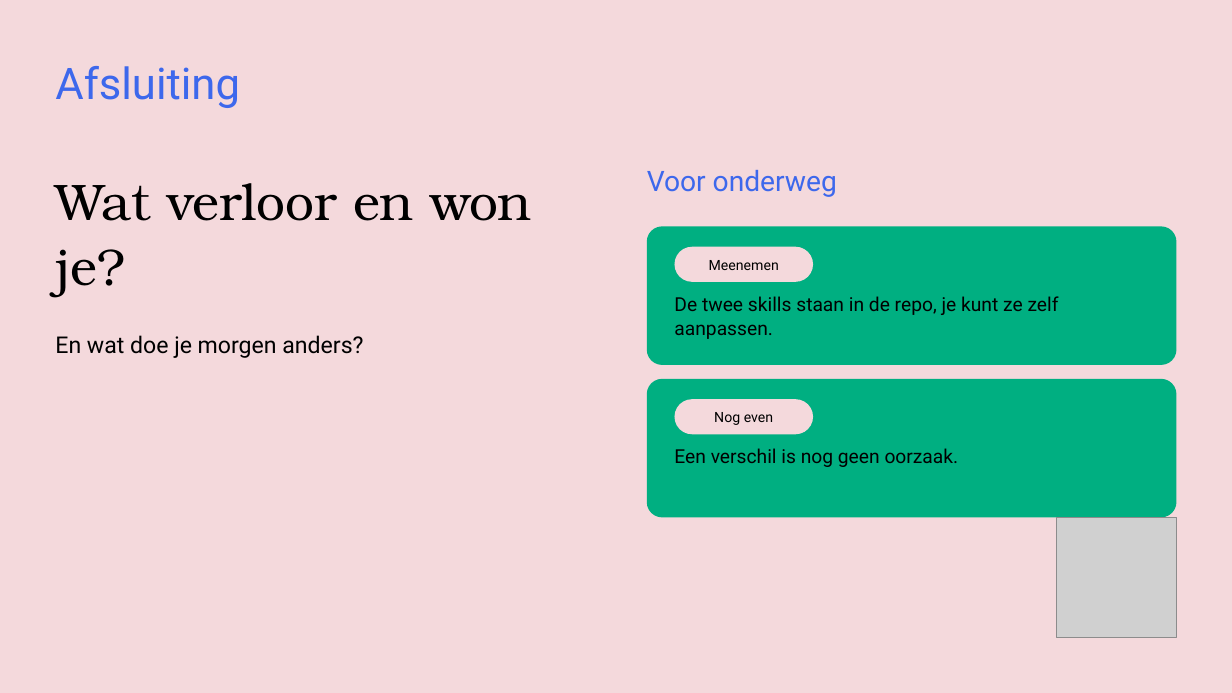
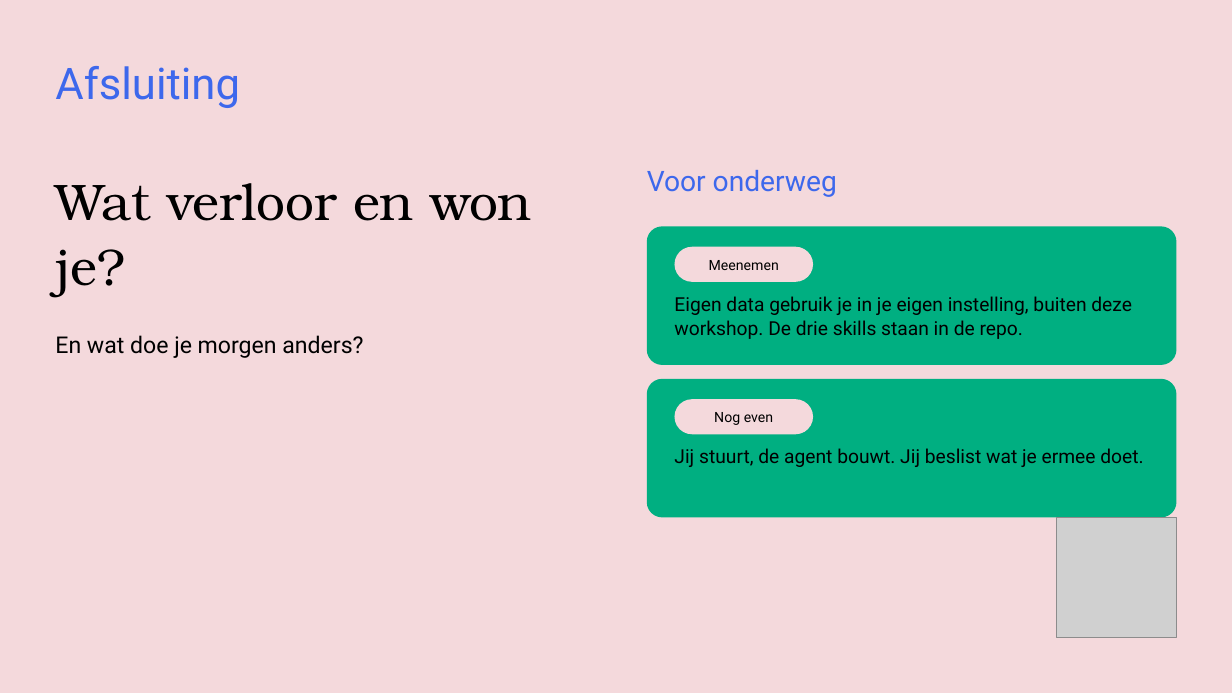
Before and after one commit to cedanl/clidev-presentaties, a slide deck: slide 36 of exports/261005_workshop_rad_uitvoering.pptx (slide 29 before the commit). Drawn at 1232x693 pixels with LibreOffice and Linux fonts; fonts in the diff are those of the drawing; grey boxes stand for pictures. Boxes give left, top, right and bottom in pixels: in the first picture for what was removed or moved away, otherwise in the second. Text is boxed around its words. In the diff, an @@ line names an element or a change of style, - is before the commit and + after.

```diff
--- a/exports/261005_workshop_rad_uitvoering.pptx
+++ b/exports/261005_workshop_rad_uitvoering.pptx
@@ text at [674,296,1132,339]: text changed @@
-De twee skills staan in de repo, je kunt ze zelf aanpassen.
+Eigen data gebruik je in je eigen instelling, buiten deze workshop. De drie skills staan in de repo.
@@ text at [674,448,1143,467]: text changed @@
-Een verschil is nog geen oorzaak.
+Jij stuurt, de agent bouwt. Jij beslist wat je ermee doet.
```
Also in this commit, not shown: 12 other slides changed, 10 slides added, 2 slides removed, 1 other file.
